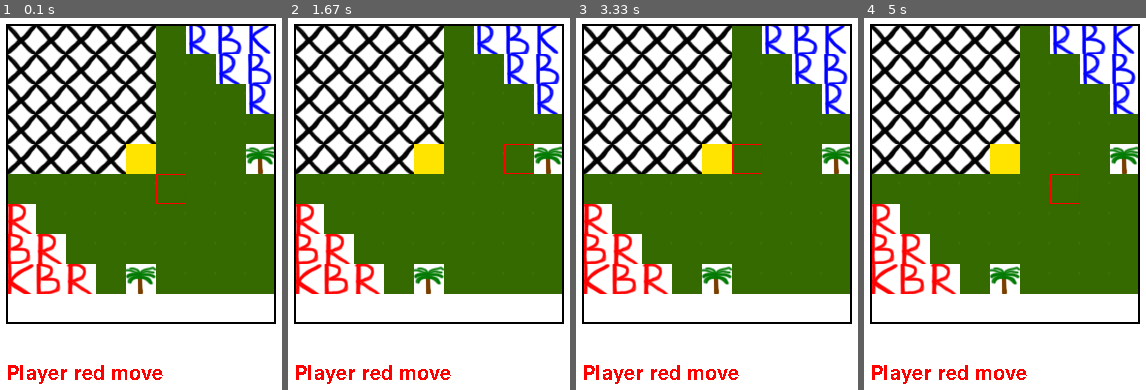
Above: before the commit, frames 1-4 (left to right).
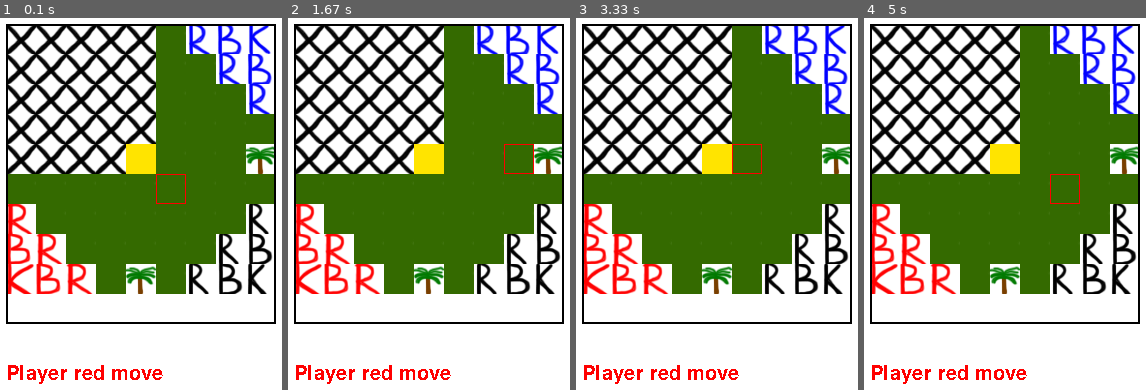
Above: after the commit, the same moments.

Repository: Ferraronp/PygameProject
Game: pygame game, started from main.py
The game is run twice, just before and just after one commit, with the same random seed, the same clock (stepped at 60 frames per second) and the same inputs.
Inputs:
- Up to frame 1 (0.1 s): no input
- Up to frame 2 (1.67 s): hold Right 0.33-0.8 s; hold Up 0.83-1.13 s; hold Right 1.17-1.63 s
- Up to frame 3 (3.33 s): hold Left 1.67-2.2 s; hold Down 2.23-2.53 s; hold Left 2.57-2.97 s; hold Up from 3 s (still down)
- Up to frame 4 (5 s): release Up at 3.37 s; hold Right 3.4-4.03 s; hold Down 4.07-4.43 s; hold Left 4.47-4.93 s; hold Right from 4.97 s (still down)

The runs differ from the first frame. In frame 1, 5.0% of the frame differs, in the area x 65-98%, y 50-75%; in frame 2, 5.0%; in frame 3, 5.0%; in frame 4, 5.0%.

Commit message:
New maps, remaking pieces

Diff:
--- /dev/null
+++ b/data/map2_1.txt
@@ -0,0 +1,9 @@
+xxxxxxxxx
+xxxxxxxxx
+xxxxxxxxx
+xxxxxxxxx
+xxxx@xxxx
+.........
+1.......4
+21.....45
+021.#.453
--- /dev/null
+++ b/data/map2_2.txt
@@ -0,0 +1,9 @@
+xxxxxxxxx
+xxxxxxxxx
+xxxxxxxxx
+xxxxxxxxx
+xxxx@xxxx
+#.......#
+1...#...4
+21.....45
+021#.#453
--- /dev/null
+++ b/data/map2_3.txt
@@ -0,0 +1,9 @@
+xxxxxxxxx
+xxxxxxxxx
+xxxxxxxxx
+xxxxxxxxx
+xxxx@xxxx
+.........
+1.#...#.4
+21.....45
+021...453
--- /dev/null
+++ b/data/map2_4.txt
@@ -0,0 +1,9 @@
+xxxxxxxxx
+xxxxxxxxx
+xxxxxxxxx
+xxxxxxxxx
+xxxx@xxxx
+...#.#...
+1.......4
+21.....45
+021...453
--- /dev/null
+++ b/data/map2_5.txt
@@ -0,0 +1,9 @@
+xxxxxxxxx
+xxxxxxxxx
+xxxxxxxxx
+xxxxxxxxx
+xxxx@xxxx
+.........
+1...#...4
+21.....45
+021...453
--- /dev/null
+++ b/data/map2_6.txt
@@ -0,0 +1,9 @@
+xxxxxxxxx
+xxxxxxxxx
+xxxxxxxxx
+xxxxxxxxx
+xxxx@xxxx
+.........
+1.......4
+21.#.#.45
+021...453
--- /dev/null
+++ b/data/map3_2.txt
@@ -0,0 +1,9 @@
+xxxxx#453
+xxxxx..45
+xxxxx...4
+xxxxx...#
+xxxx@.#..
+#.......#
+1...#...7
+21.....78
+021#.#786
--- /dev/null
+++ b/data/map3_3.txt
@@ -0,0 +1,9 @@
+xxxxx.453
+xxxxx..45
+xxxxx.#.4
+xxxxx....
+xxxx@....
+.........
+1.#...#.7
+21.....78
+021...786
--- /dev/null
+++ b/data/map3_4.txt
@@ -0,0 +1,9 @@
+xxxxx.453
+xxxxx..45
+xxxxx...4
+xxxxx#...
+xxxx@....
+...#.#...
+1.......7
+21.....78
+021...786
--- /dev/null
+++ b/data/map3_5.txt
@@ -0,0 +1,9 @@
+xxxxx.453
+xxxxx..45
+xxxxx...4
+xxxxx....
+xxxx@.#..
+.........
+1...#...7
+21.....78
+021...786
--- /dev/null
+++ b/data/map3_6.txt
@@ -0,0 +1,9 @@
+xxxxx.453
+xxxxx..45
+xxxxx...4
+xxxxx..#.
+xxxx@....
+.......#.
+1.......7
+21.#.#.78
+021...786
--- a/main.py
+++ b/main.py
@@ -257,6 +257,9 @@
         self.numcolor = COLORS.index(self.color)
         self.x = x
         self.y = y
+        self.get_no_tree()
+        self.rect = self.image.get_rect().move(
+            tile_width * self.x + left, tile_height * self.y + top)
 
     def can_move_like_rook(self):
         move_cells = []
@@ -334,66 +337,32 @@
         self.rect = self.image.get_rect().move(
             tile_width * self.x + left, tile_height * self.y + top)
 
+    def get_no_tree(self):
+        imagename = type(self).__name__.lower() + "_" + self.color + ".png"
+        self.image = load_image(imagename)
+
+    def get_tree(self):
+        imagename = type(self).__name__.lower() + "_" + self.color + "_on_tree.png"
+        self.image = load_image(imagename)
+
 
 class King(Piece):
-    def __init__(self, color, x, y, tree=False):
-        super().__init__(color, x, y, tree)
-        self.get_no_tree()
-        self.rect = self.image.get_rect().move(
-            tile_width * self.x + left, tile_height * self.y + top)
-
-    def can_move(self):
+     def can_move(self):
         move_cells1, kill_cells1 = self.can_move_like_bishop()
         move_cells2, kill_cells2 = self.can_move_like_rook()
         return move_cells1 + move_cells2, kill_cells1 + kill_cells2
 
-    def get_tree(self):
-        imagename = "king_" + self.color + "_on_tree.png"
-        self.image = load_image(imagename)
-
-    def get_no_tree(self):
-        imagename = "king_" + self.color + ".png"
-        self.image = load_image(imagename)
-
 
 class Rook(Piece):
-    def __init__(self, color, x, y, tree=False):
-        super().__init__(color, x, y, tree)
-        self.get_no_tree()
-        self.rect = self.image.get_rect().move(
-            tile_width * self.x + left, tile_height * self.y + top)
-
     def can_move(self):
         move_cells, kill_cells = self.can_move_like_rook()
         return move_cells, kill_cells
 
-    def get_no_tree(self):
-        imagename = "rook_" + self.color + ".png"
-        self.image = load_image(imagename)
-
-    def get_tree(self):
-        imagename = "rook_" + self.color + "_on_tree.png"
-        self.image = load_image(imagename)
-
 
 class Bishop(Piece):
-    def __init__(self, color, x, y, tree=False):
-        super().__init__(color, x, y, tree)
-        self.get_no_tree()
-        self.rect = self.image.get_rect().move(
-            tile_width * self.x + left, tile_height * self.y + top)
-
     def can_move(self):
         move_cells, kill_cells = self.can_move_like_bishop()
         return move_cells, kill_cells
-
-    def get_tree(self):
-        imagename = "bishop_" + self.color + "_on_tree.png"
-        self.image = load_image(imagename)
-
-    def get_no_tree(self):
-        imagename = "bishop_" + self.color + ".png"
-        self.image = load_image(imagename)
 
 
 class Tree(pygame.sprite.Sprite):
@@ -464,10 +433,11 @@
 blue_piece_sprites = pygame.sprite.Group()
 black_piece_sprites = pygame.sprite.Group()
 
-level = load_level("map1.txt")
+playerskolvo = 3
+level = load_level("map" + str(playerskolvo) + "_" + str(randrange(1, 6)) + ".txt")
 selected_cell = list(map(lambda x: x // 2 + 1, maximum))
-board = Board(level, 2)
-# board.hod = 1
+board = Board(level, playerskolvo)
+
 generate_level(level)
 chosen_cell = False
 selecting_kill = False
Renamed: data/map1.txt -> data/map3_1.txt
